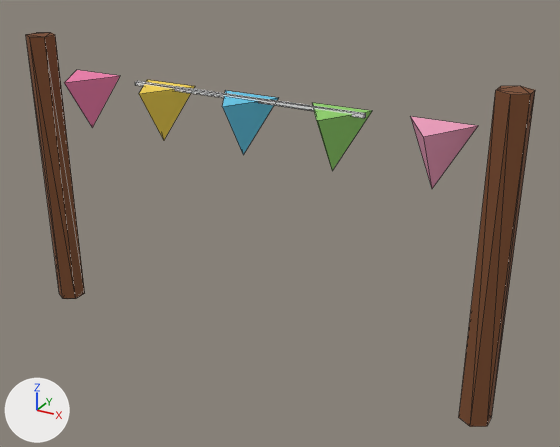
Two versions of the glTF model assets/props/clothesline.glb, one commit apart.
The view is the same before and after, from a 50 mm lens placed at (1.57, -2.54, 1.92), pointed at (0.16, 0.03, 0.63). Arrows for +X, +Y and +Z are at lower left; the lights stay in place. The picture after the commit comes second. Mesh edges are drawn as thin lines. Vertices at exactly the same position are counted once.

Before the edit, the objects in view are built like this:
```python
me_cone = bpy.data.meshes.new('Cone')
me_cone.from_pydata(...)  # 52 vertices, 72 faces; spans x -1.1..1.1, y -0.14..0.07, z 0.0..1.3
# faces by material slot: [4, 40, 12, 4, 4, 4, 4]
me_cone.materials.append(mat_flag0)  # pink #f07fae
me_cone.materials.append(mat_pole)  # brown #7a4a2a
me_cone.materials.append(mat_line)  # white #f2f2f2
me_cone.materials.append(mat_flag1)  # yellow #f5d34e
me_cone.materials.append(mat_flag2)  # cyan #63c7e8
me_cone.materials.append(mat_flag3)  # green #8fd16a
me_cone.materials.append(mat_flag4)  # pink #f2a0c0
ob_cone = bpy.data.objects.new('Cone', me_cone)
ob_cone.location = (0.0, 0.0, 0.0)
```
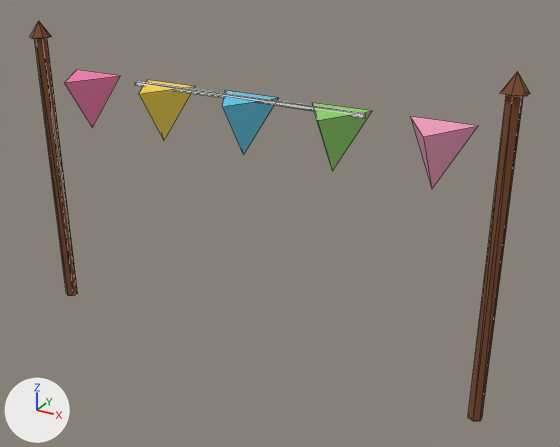
The change, as JSON lines over the scene's bpy script:
```json
{"block": "me_cone", "where": "# used by ob_cone; location = (0.0, 0.0, 0.0)"}
{"op": "remove", "block": "me_cone", "code": "me_cone.from_pydata(...)  # 52 vertices, 72 faces; spans x -1.1..1.1, y -0.14..0.07, z 0.0..1.3"}
{"op": "add", "block": "me_cone", "code": "me_cone.from_pydata(...)  # 66 vertices, 92 faces; spans x -1.08..1.08, y -0.14..0.07, z 0.0..1.36"}
{"block": "me_cone", "change": "me_cone part 1: a new loose piece, a 6-sided cone pointing to +z spanning x -1.083..-0.997, y -0.049..0.049, z 1.29..1.362, in mat_pole (brown #7a4a2a)"}
{"block": "me_cone", "change": "me_cone part 2: a new loose piece, a 6-sided cylinder along z spanning x -1.065..-1.015, y -0.029..0.029, z 0.0..1.3, in mat_pole (brown #7a4a2a)"}
{"block": "me_cone", "change": "me_cone part 3: a new loose piece, a 6-sided cylinder along z spanning x 1.015..1.065, y -0.029..0.029, z 0.0..1.3, in mat_pole (brown #7a4a2a)"}
{"block": "me_cone", "change": "me_cone part 4: a new loose piece, a 6-sided cone pointing to +z spanning x 0.997..1.083, y -0.049..0.049, z 1.29..1.362, in mat_pole (brown #7a4a2a)"}
{"block": "me_cone", "change": "me_cone part 5: the loose piece of 12 vertices spanning x 0.98..1.1, y -0.06..0.07, z 0.0..1.3 is deleted"}
{"block": "me_cone", "change": "me_cone part 6: the loose piece of 12 vertices spanning x -1.1..-0.98, y -0.06..0.07, z 0.0..1.3 is deleted"}
```

Changed parts and their boxes [x1, y1, x2, y2] in the pictures (560 x 447 px):
```json
{"object": "Cone", "change": "reshaped", "before": [26, 32, 535, 427], "after": [30, 21, 530, 421]}
{"part": 1, "of": "me_cone", "change": "added", "after": [30, 21, 52, 39]}
{"part": 2, "of": "me_cone", "change": "added", "after": [34, 38, 77, 296], "on screen": "brown"}
{"part": 3, "of": "me_cone", "change": "added", "after": [468, 95, 523, 421], "on screen": "brown"}
{"part": 4, "of": "me_cone", "change": "added", "after": [500, 72, 530, 96], "on screen": "brown"}
{"part": 5, "of": "me_cone", "change": "deleted", "before": [459, 86, 535, 427], "on screen": "brown"}
{"part": 6, "of": "me_cone", "change": "deleted", "before": [26, 32, 85, 299], "on screen": "brown"}
```
